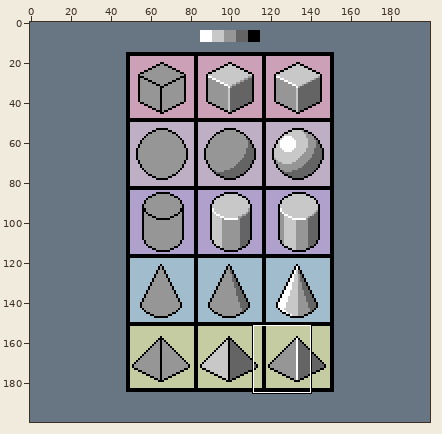
Pixel-art file, stored at pixel101/PixelArtMasterCourse03.aseprite. The first picture is a wide view before the edit; the outline marks the close-up.
Close-up. Before the edit:
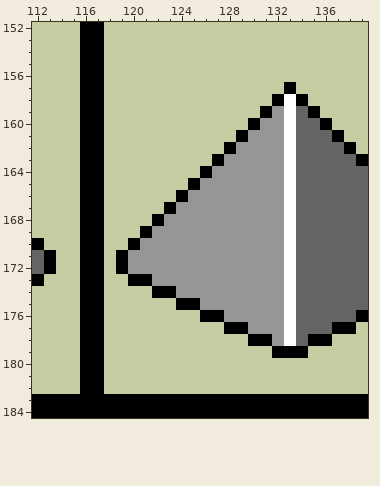
200x200 pixels, 1 frame. Shown: x 112..139, y 152..184.
Now the later version:
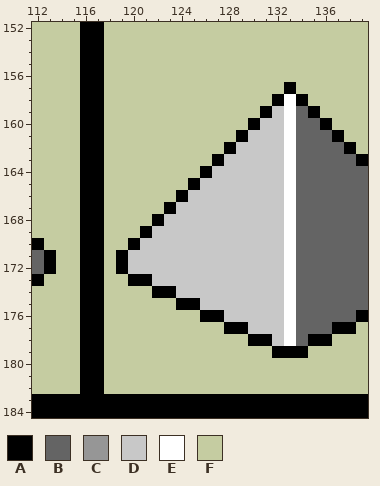
Palette (. is transparent): A #000000  B #646464  C #969696  D #c8c8c8  E #ffffff  F #c5cca1
Diff:
Layer "Layer 0 Copy":
The author changed colour C to colour D in row 159 at x 132; in row 160 at x 131 to 132; in row 161 at x 130 to 132; in row 162 at x 129 to 132; in row 163 at x 128 to 132; in row 164 at x 127 to 132.
The author changed colour C to colour D in row 165 at x 126 to 132; in row 166 at x 125 to 132; in row 167 at x 124 to 132; in row 168 at x 123 to 132; in row 169 at x 122 to 132; in row 170 at x 121 to 132.
The author changed colour C to colour D in rows 171 to 172 at x 120 to 132; in row 173 at x 122 to 132; in row 174 at x 124 to 132; in row 175 at x 126 to 132; in row 176 at x 128 to 132; in row 177 at x 130 to 132.
The author changed colour C to colour D in row 178 at x 132.
Where, in picture pixels (left, top, right, bottom), the same in both close-ups:
changed: (128, 106, 284, 346)
